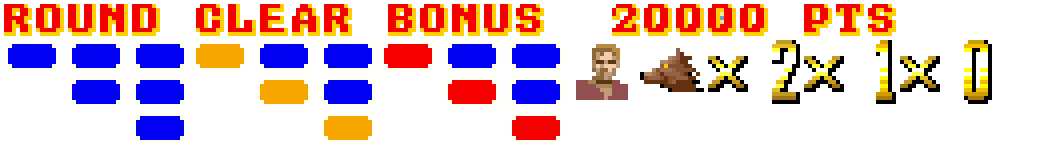
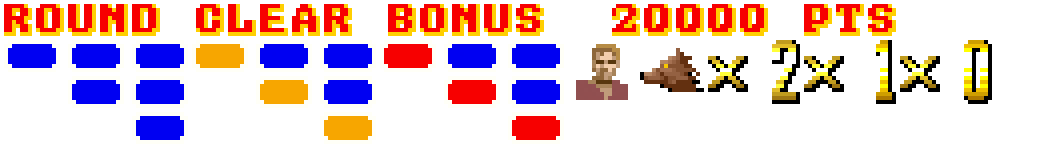
Comparing the layer stacks of the two 1064px x 148px images. Changes:
painted on "Capa 1" over <box>720,12,724,24</box>
